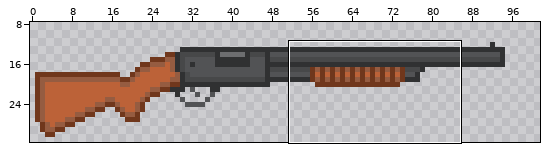
Sprite sheet, stored at weapons/shotgun/shotgun.png. Above: a wide view before the commit, with the close-up outlined.
Close-up. Before the commit:
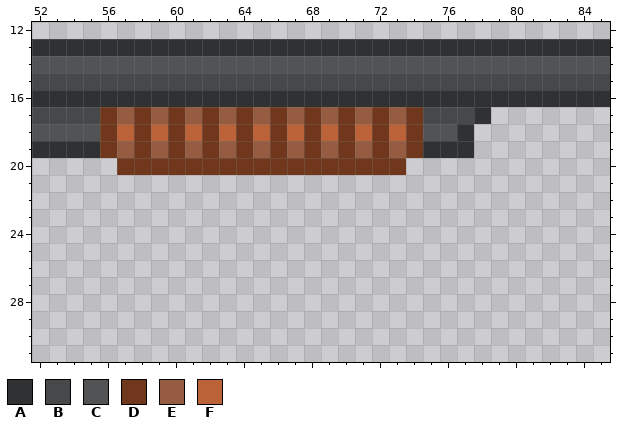
The file is 160x32 pixels. Shown: x 52..85, y 12..31. The wide view leaves out empty margins. The commit also changed other parts of the picture, which this record leaves out.
Palette (. is transparent): A #303132  B #474849  C #525355  D #70371c  E #955c41  F #bc6238
Pixels before, first column x 52:
13 AAAAAAAAAAAAAAAAAAAAAAAAAAAAAAAAAA
14 CCCCCCCCCCCCCCCCCCCCCCCCCCCCCCCCCC
15 BBBBBBBBBBBBBBBBBBBBBBBBBBBBBBBBBB
16 AAAAAAAAAAAAAAAAAAAAAAAAAAAAAAAAAA
17 BBBBDEDEDEDEDEDEDEDEDEDBBBA.......
18 CCCCDFDFDFDFDFDFDFDFDFDCCA........
19 AAAADEDEDEDEDEDEDEDEDEDAAA........
20 .....DDDDDDDDDDDDDDDDD............
And afterwards:
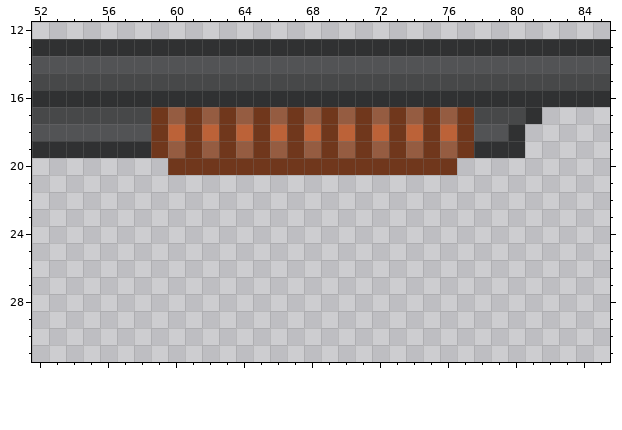
Difference:
{"y":17,"x":56,"old":"DEDEDEDEDEDEDEDEDEDBBBA...","new":"BBBDEDEDEDEDEDEDEDEDEDBBBA"}
{"y":18,"x":56,"old":"DFDFDFDFDFDFDFDFDFDCCA...","new":"CCCDFDFDFDFDFDFDFDFDFDCCA"}
{"y":19,"x":56,"old":"DEDEDEDEDEDEDEDEDEDAAA...","new":"AAADEDEDEDEDEDEDEDEDEDAAA"}
{"y":20,"x":57,"old":"DDD","new":"..."}
{"y":20,"x":74,"old":"...","new":"DDD"}
{"label":"changed","picture_box":[100,107,542,175]}
